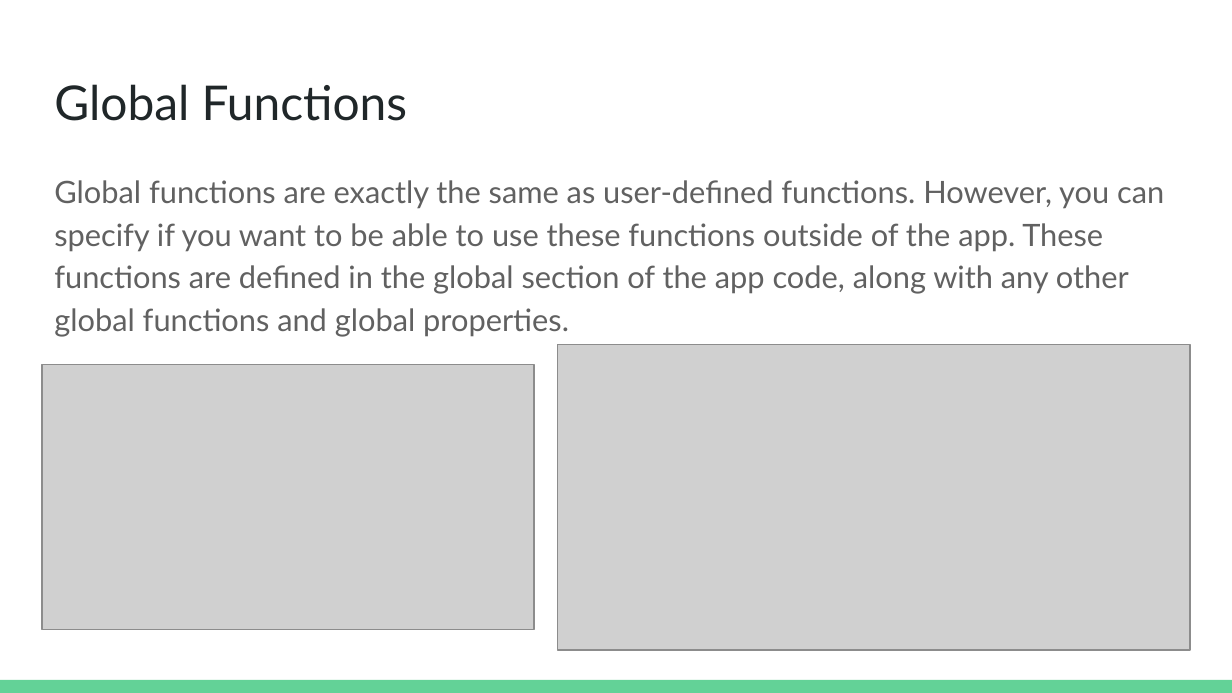
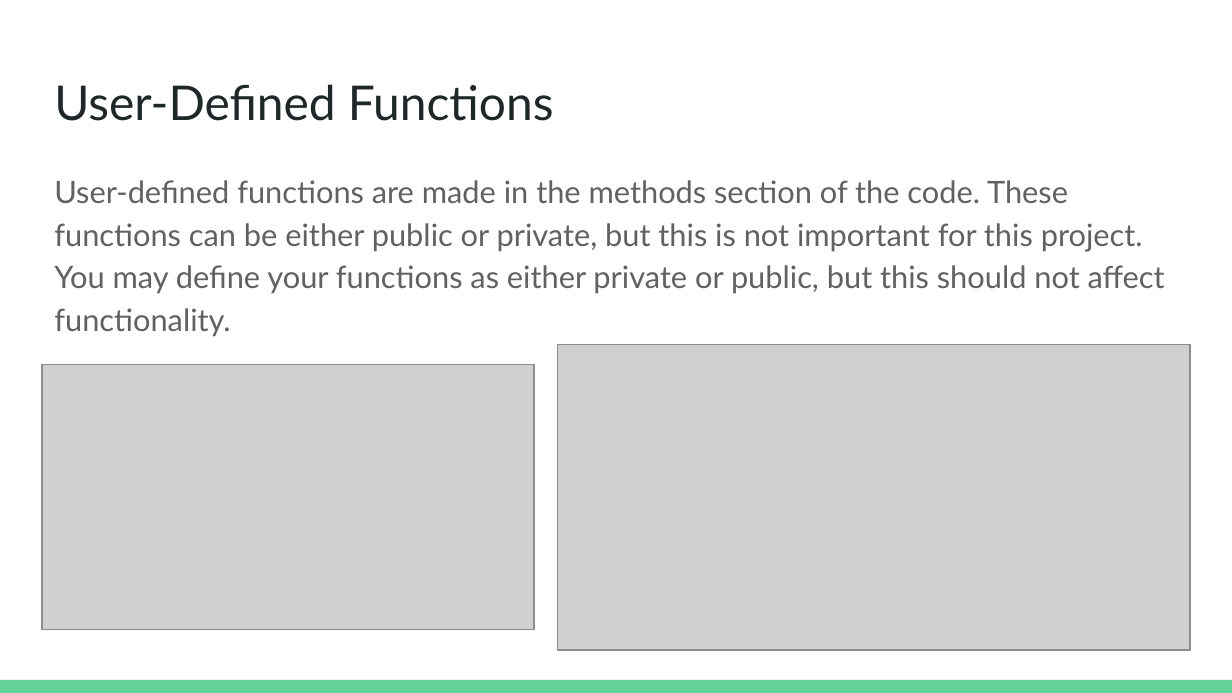
Before and after one commit to ajpasic/Battleship, a slide deck: slide 10 of Battleship GUI.pptx. Drawn at 1232x693 pixels with LibreOffice and Linux fonts; fonts in the diff are those of the drawing; grey boxes stand for pictures. Boxes give left, top, right and bottom in pixels: in the first picture for what was removed or moved away, otherwise in the second. Text is boxed around its words. In the diff, an @@ line names an element or a change of style, - is before the commit and + after.

```diff
--- a/Battleship GUI.pptx
+++ b/Battleship GUI.pptx
@@ title at [54, 84, 554, 121]: text changed @@
-Global Functions
+User-Defined Functions
@@ text at [54, 180, 1165, 337]: text changed @@
-Global functions are exactly the same as user-defined functions. However, you can specify if you want to be able to use these functions outside of the app. These functions are defined in the global section of the app code, along with any other global functions and global properties.
+User-defined functions are made in the methods section of the code. These functions can be either public or private, but this is not important for this project. You may define your functions as either private or public, but this should not affect functionality.
```
Also in this commit, not shown: 8 other slides changed.
